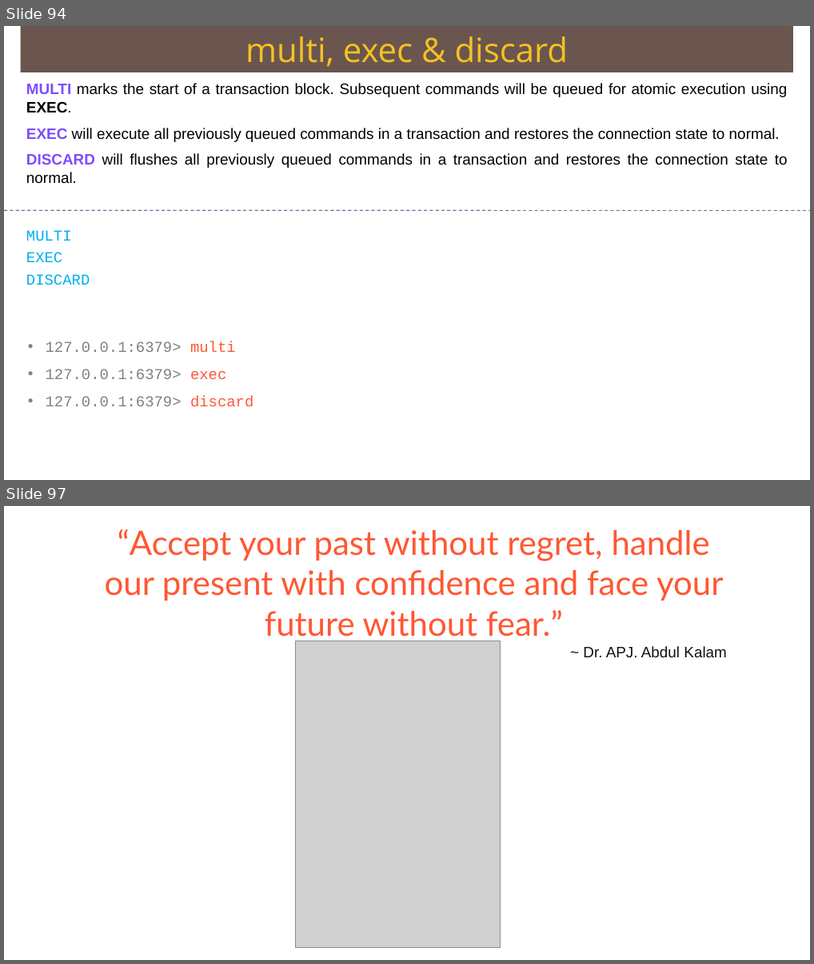
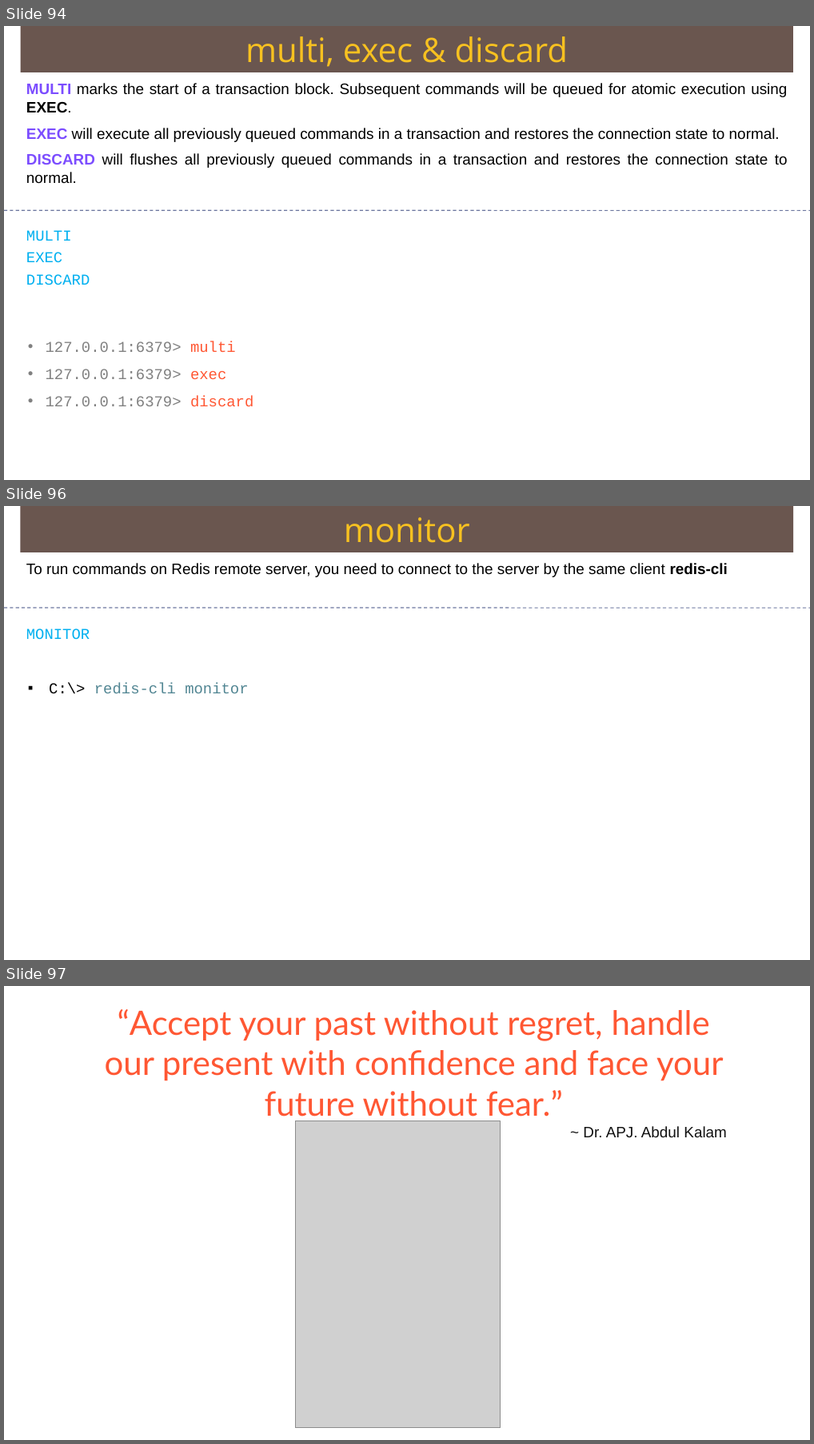
Before and after one commit to Saleel-Bagde/PPT-s, a slide deck: redis Ver2.pptx. Shown one above the other, each under a label of ours: slides 94 and 97 before the commit, slides 94, 96 and 97 after it; the slides between them are not shown. The pictures are 814x964 and 814x1444 pixels, drawn with LibreOffice and Linux fonts; fonts in the diff are those of the drawing; grey boxes stand for pictures. Boxes give left, top, right and bottom in pixels: in the first picture for what was removed or moved away, otherwise in the second. Text is boxed around its words. In the diff, an @@ line names an element or a change of style, - is before the commit and + after.

```diff
--- a/redis Ver2.pptx
+++ b/redis Ver2.pptx
@@ slide 96 added at (4,506,810,960), background #FFFFFF @@
@@ rectangle added at (20,506,794,552), fill #6A5650, 40 pt, text #F7C120 @@
+monitor
@@ text added at (26,563,728,577), 18 pt, text #000000 @@
+To run commands on Redis remote server, you need to connect to the server by the same client redis-cli
@@ line added from (4, 608) to (810, 608), #6E78A0 0.99 pt dashed @@
@@ text added at (26,628,90,640), 18 pt, text #00B0F0 @@
+MONITOR
@@ text added at (49,683,248,694), 18 pt, text #528693 @@
+▪ C:\> redis-cli monitor
```
Also in this commit, not shown: 48 slides changed, 1 other slide added.
